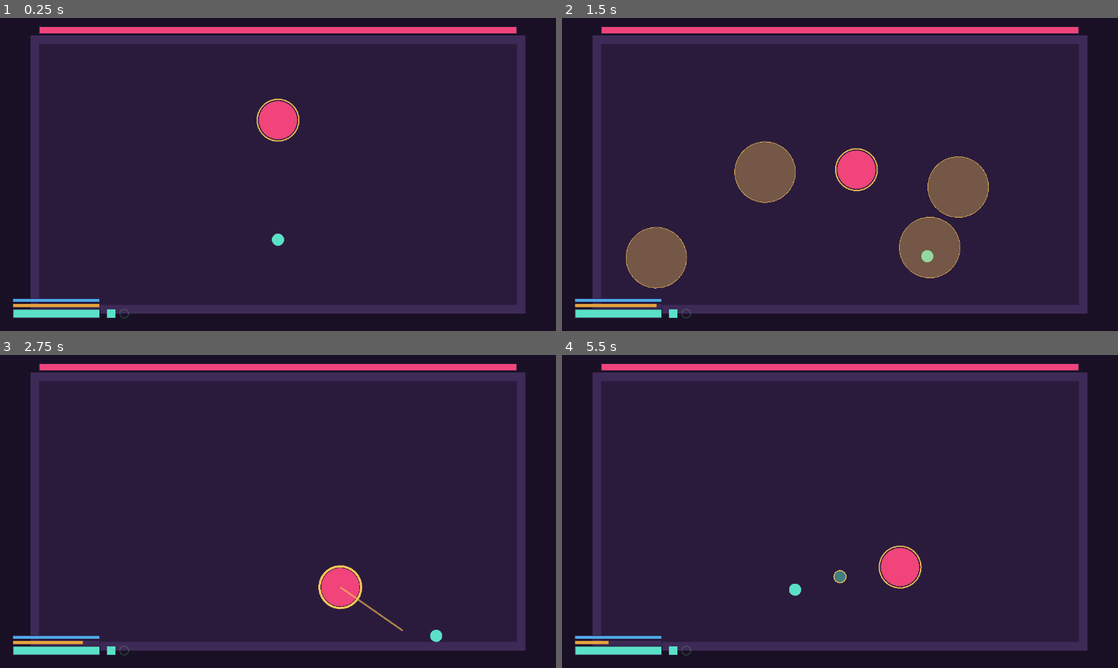
Above: before the commit, frames 1-4 (two rows, left to right).
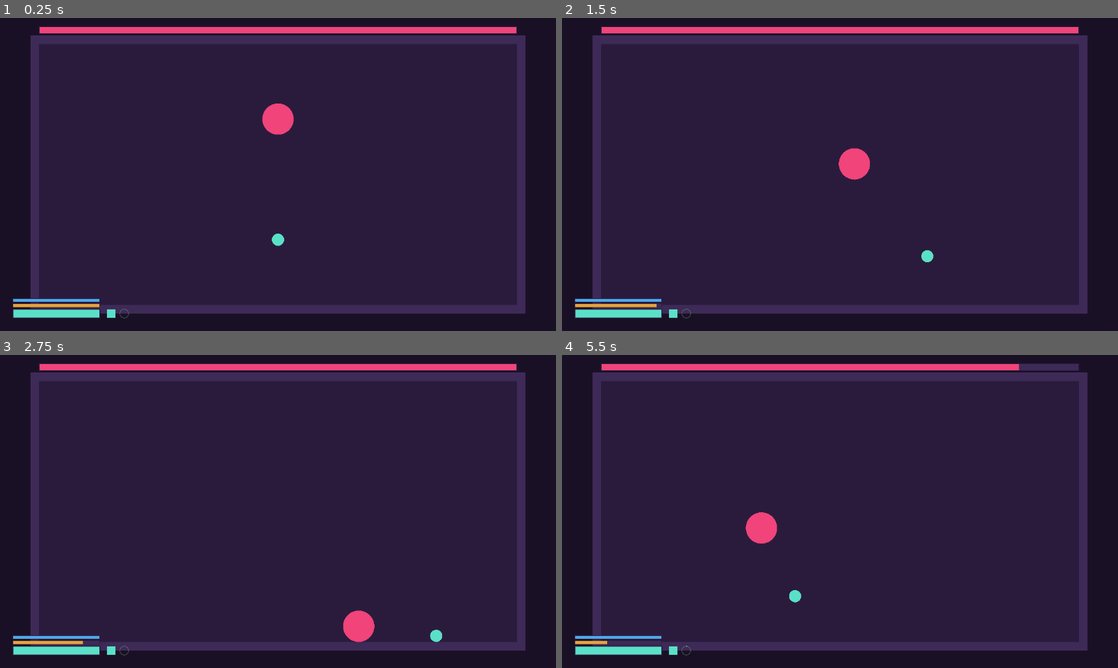
Above: after the commit, the same moments.

Repository: szymonkomorowski20-design/NEMORAX
Game: Godot game, scene res://rooms/room.tscn
Same seed, same stepped clock (60 frames per second), same inputs: the game is played once before the commit and once after it. Before the commit the project starts from res://arena.tscn.
Inputs (mouse positions are in pixels of both pictures, inside the frame that each line leads up to):
- Up to frame 1 (0.25 s): no input
- Up to frame 2 (1.5 s): tap Enter (ui_accept) at 0.5, 0.77, 1.07 s; move the mouse to (962, 158) at 0.52 s; hold D (move_right) 0.53-1.28 s; click (962, 158) at 0.6 s; tap E (heal) at 0.8, 1.35 s; move the mouse to (728, 190) at 1.27 s; hold S (move_down) from 1.28 s (still down)
- Up to frame 3 (2.75 s): tap Enter (ui_accept) at 1.52, 1.55, 1.82, 2.1 s; move the mouse to (333, 442) at 2.02 s; release S (move_down) at 2.03 s; hold D (move_right) from 2.03 s (still down); click (333, 442) at 2.3 s
- Up to frame 4 (5.5 s): move the mouse to (812, 574) at 2.77 s; release D (move_right) at 2.78 s; hold W (move_up) 2.78-3.53 s; click (812, 574) at 2.85 s; tap Enter (ui_accept) at 3.02, 3.32, 3.77, 3.8, 4.07, 4.52, 4.82 s; tap E (heal) at 3.05, 5.1 s; move the mouse to (1006, 558) at 3.52 s; hold A (move_left) 3.53-5.03 s; right-click (1006, 558) at 3.6 s; move the mouse to (673, 464) at 4.27 s; tap Space (dash) at 4.35 s; click (673, 464) at 4.55 s; move the mouse to (867, 511) at 5.02 s; hold S (move_down) from 5.03 s (still down); click (867, 511) at 5.17 s

The runs differ from the first frame. In frame 1, 0.4% of the frame differs, in the area x 46-54%, y 25-40%; in frame 2, 7.2%, in the area x 11-77%, y 39-87%; in frame 3, 1.4%; in frame 4, 1.6%.

Commit message:
Add six-room incarnation gauntlet leading into the Nemorax fight
- GameFlow autoload tracks room progress and soul fragments
- Incarnation base class shares health/movement/contact with six small
  subclasses, each adding one signature skill derived from a Nemorax phase
- Generic room.tscn reused for all six rooms, altar.tscn bridges to arena.tscn
- Shared Walls helper extracted to avoid duplicating wall-building code
- ui.gd boss reference loosened to work with both Boss and Incarnation

Diff:
--- a/arena.gd
+++ b/arena.gd
@@ -60,28 +60,7 @@
 		_handle_game_over_input()
 
 func _build_walls() -> void:
-	var r := ARENA_RECT
-	var segments := [
-		{"pos": Vector2(r.position.x + r.size.x * 0.5, r.position.y - WALL_THICKNESS * 0.5),
-			"size": Vector2(r.size.x + WALL_THICKNESS * 2.0, WALL_THICKNESS)}, # góra
-		{"pos": Vector2(r.position.x + r.size.x * 0.5, r.position.y + r.size.y + WALL_THICKNESS * 0.5),
-			"size": Vector2(r.size.x + WALL_THICKNESS * 2.0, WALL_THICKNESS)}, # dół
-		{"pos": Vector2(r.position.x - WALL_THICKNESS * 0.5, r.position.y + r.size.y * 0.5),
-			"size": Vector2(WALL_THICKNESS, r.size.y)}, # lewo
-		{"pos": Vector2(r.position.x + r.size.x + WALL_THICKNESS * 0.5, r.position.y + r.size.y * 0.5),
-			"size": Vector2(WALL_THICKNESS, r.size.y)}, # prawo
-	]
-	for seg in segments:
-		var body := StaticBody2D.new()
-		body.collision_layer = 1
-		body.collision_mask = 0
-		body.position = seg["pos"]
-		var shape := CollisionShape2D.new()
-		var rect_shape := RectangleShape2D.new()
-		rect_shape.size = seg["size"]
-		shape.shape = rect_shape
-		body.add_child(shape)
-		add_child(body)
+	Walls.build(self, ARENA_RECT, WALL_THICKNESS)
 
 ## Zaćmienie (faza 6, sekcja 7): ekran ciemnieje poza kręgiem wokół gracza. Godot 2D
 ## nie ma wbudowanego "otworu" w wypełnieniu, więc prościej jest o mały shader niż
--- /dev/null
+++ b/autoload/game_flow.gd
@@ -0,0 +1,52 @@
+extends Node
+## Stan całego przebiegu gry (rozszerzenie poza pierwotny dokument): które
+## pomieszczenie z sześciu wcieleń jest teraz, ile fragmentów duszy zebrano,
+## i przejścia między scenami. Autoload, więc przeżywa reload/zmianę sceny.
+## Na razie trzymane tylko w pamięci — resetuje się przy zamknięciu gry
+## (najprostsze rozwiązanie na start; łatwo dograć zapis do pliku później).
+
+const ROOM_SCENE := "res://rooms/room.tscn"
+const ALTAR_SCENE := "res://rooms/altar.tscn"
+const ARENA_SCENE := "res://arena.tscn"
+
+## Kolejność wcieleń = kolejność pomieszczeń 1-6. Nazwa i kolor odpowiadają
+## fazom Nemoraxa (sekcja 2 katalogu LORE_I_ASSETY.md).
+const INCARNATION_SCENES: Array[String] = [
+	"res://entities/incarnations/zalazek.tscn",
+	"res://entities/incarnations/cisza_incarnation.tscn",
+	"res://entities/incarnations/zwloka_incarnation.tscn",
+	"res://entities/incarnations/ciezar_incarnation.tscn",
+	"res://entities/incarnations/glod_incarnation.tscn",
+	"res://entities/incarnations/zacmienie_incarnation.tscn",
+]
+
+const INCARNATION_NAMES: Array[String] = [
+	"Zalążek", "Cisza", "Zwłoka", "Ciężar", "Głód", "Zaćmienie",
+]
+
+var current_room_index: int = 0 ## 0..5 — indeks aktualnego wcielenia/pomieszczenia
+var fragments_collected: Array[String] = [] ## nazwy zebranych fragmentów, w kolejności
+
+func current_incarnation_scene_path() -> String:
+	return INCARNATION_SCENES[current_room_index]
+
+func current_incarnation_name() -> String:
+	return INCARNATION_NAMES[current_room_index]
+
+## Wywoływane przez room.gd, gdy gracz pokona wcielenie w aktualnym pomieszczeniu.
+func complete_current_room() -> void:
+	fragments_collected.append(INCARNATION_NAMES[current_room_index])
+	current_room_index += 1
+	if current_room_index >= INCARNATION_SCENES.size():
+		get_tree().change_scene_to_file(ALTAR_SCENE)
+	else:
+		get_tree().reload_current_scene() # ten sam room.tscn, kolejne wcielenie
+
+## Wywoływane przez altar.gd po złożeniu wszystkich fragmentów.
+func complete_altar() -> void:
+	get_tree().change_scene_to_file(ARENA_SCENE)
+
+## Do restartu całego przebiegu od zera (np. nowa gra z menu, gdyby powstało).
+func reset_run() -> void:
+	current_room_index = 0
+	fragments_collected.clear()
--- /dev/null
+++ b/entities/incarnation.gd
@@ -0,0 +1,139 @@
+extends Node2D
+class_name Incarnation
+## Wspólny szkielet dla sześciu wcieleń hybrydy — rozszerzenie poza dokument
+## bazowy, patrz LORE_I_ASSETY.md. Każde wcielenie to mała podklasa, która
+## nadpisuje TYLKO _perform_signature_skill() (i ustawia current_color/fragment_name
+## w swoim _ready()) — reszta (zdrowie, dryfowanie, kontakt, telegraf, umieranie)
+## jest wspólna, żeby nie kopiować tego sześć razy.
+## Rysowane na razie kołem w current_color — do podmiany na sprite'y później.
+
+signal died(fragment_name: String)
+
+@export var max_health: float = 80.0
+@export var radius: float = 36.0
+@export var drift_speed: float = 90.0
+@export var contact_damage: float = 8.0
+@export var contact_knockback: float = 300.0 ## px/s, odepchnięcie gracza przy dotyku
+@export var attack_interval: float = 2.2 ## s, odstęp między użyciami umiejętności
+@export var telegraph_duration: float = 0.5 ## s, wspólna zapowiedź przed umiejętnością
+
+var current_color: Color = Color.WHITE ## ustawiane przez podklasę
+var fragment_name: String = "" ## ustawiane przez podklasę — nazwa fragmentu duszy
+
+var health: float
+var is_dead: bool = false
+var player: Player = null
+var arena_rect: Rect2 ## ustawiane z zewnątrz przez room.gd po zespawnowaniu
+
+var _attack_timer: float = 0.0
+var _telegraph_active: bool = false
+var _flash_frames: int = 0
+
+# Wspólne "surowce" do budowania umiejętności sygnaturalnych w podklasach.
+var _lunge_active: bool = false
+var _lunge_timer: float = 0.0
+var _lunge_direction: Vector2 = Vector2.ZERO
+var _lunge_speed: float = 0.0
+
+func _ready() -> void:
+	health = max_health
+	add_to_group("hittable") # dzięki temu miecz/różdżka gracza trafiają bez zmian w player.gd
+	player = get_tree().get_first_node_in_group("player") as Player
+	_attack_timer = attack_interval
+
+func _physics_process(delta: float) -> void:
+	if is_dead or player == null:
+		return
+
+	_check_contact()
+
+	if _lunge_active:
+		_process_lunge(delta)
+	else:
+		_drift_towards_player(delta)
+		_attack_timer -= delta
+		if _attack_timer <= 0.0:
+			_attack_timer = attack_interval
+			_start_telegraph()
+
+	if _flash_frames > 0:
+		_flash_frames -= 1
+	queue_redraw()
+
+func _drift_towards_player(delta: float) -> void:
+	var to_player: Vector2 = player.global_position - global_position
+	if to_player.length() > 1.0:
+		global_position += to_player.normalized() * drift_speed * delta
+
+## Dotyk ciała zawsze rani (ta sama konwencja co Nemorax) — throttlowane przez
+## nietykalność gracza po trafieniu.
+func _check_contact() -> void:
+	if player.is_invulnerable():
+		return
+	if global_position.distance_to(player.global_position) > radius + player.radius:
+		return
+	player.take_damage(contact_damage)
+	var dir: Vector2 = player.global_position - global_position
+	player.apply_knockback((dir.normalized() if dir.length() > 0.01 else Vector2.RIGHT) * contact_knockback)
+
+func _start_telegraph() -> void:
+	_telegraph_active = true
+	await get_tree().create_timer(telegraph_duration).timeout
+	_telegraph_active = false
+	if not is_dead:
+		_perform_signature_skill()
+
+## JEDYNA rzecz, którą musi dodać podklasa — reszta jest tu, w bazie.
+func _perform_signature_skill() -> void:
+	pass
+
+# --- Wspólne prymitywy, z których podklasy budują swoje umiejętności ---
+
+func _damage_pulse(pulse_radius: float, damage: float) -> void:
+	if player.is_invulnerable():
+		return
+	if global_position.distance_to(player.global_position) <= pulse_radius:
+		player.take_damage(damage)
+
+func _pull_player(strength: float) -> void:
+	var dir: Vector2 = global_position - player.global_position
+	if dir.length() > 1.0:
+		player.apply_knockback(dir.normalized() * strength)
+
+func _lunge_toward_player(speed: float, duration: float) -> void:
+	_lunge_active = true
+	_lunge_timer = duration
+	_lunge_speed = speed
+	var dir: Vector2 = player.global_position - global_position
+	_lunge_direction = dir.normalized() if dir.length() > 0.01 else Vector2.RIGHT
+
+func _process_lunge(delta: float) -> void:
+	_lunge_timer -= delta
+	global_position = _clamp_to_arena(global_position + _lunge_direction * _lunge_speed * delta)
+	if _lunge_timer <= 0.0:
+		_lunge_active = false
+
+func _clamp_to_arena(pos: Vector2) -> Vector2:
+	var r := arena_rect
+	return Vector2(
+		clamp(pos.x, r.position.x + radius, r.position.x + r.size.x - radius),
+		clamp(pos.y, r.position.y + radius, r.position.y + r.size.y - radius)
+	)
+
+func take_damage(amount: float) -> void:
+	if is_dead:
+		return
+	health -= amount
+	if health <= 0.0:
+		health = 0.0
+		is_dead = true
+		died.emit(fragment_name)
+
+func flash_white() -> void:
+	_flash_frames = 2
+
+func _draw() -> void:
+	var color := Palette.HIT_FLASH if _flash_frames > 0 else current_color
+	draw_circle(Vector2.ZERO, radius, color)
+	if _telegraph_active:
+		draw_arc(Vector2.ZERO, radius + 6.0, 0.0, TAU, 24, Color(Palette.DANGER, 0.8), 3.0)
--- /dev/null
+++ b/entities/incarnations/ciezar_incarnation.gd
@@ -0,0 +1,21 @@
+extends Incarnation
+class_name CiezarIncarnation
+## Wcielenie fazy Ciężar — zakrzywia przestrzeń wokół siebie. Umiejętność:
+## gwałtowny impuls przyciągający gracza bliżej, po chwili domykany uderzeniem
+## w zasięgu (LORE_I_ASSETY.md 2.4).
+
+@export var pull_strength: float = 500.0
+@export var followup_delay: float = 0.2
+@export var followup_radius: float = 70.0
+@export var followup_damage: float = 16.0
+
+func _ready() -> void:
+	super._ready()
+	current_color = Color("#6C63FF")
+	fragment_name = "Ciężar"
+
+func _perform_signature_skill() -> void:
+	_pull_player(pull_strength)
+	await get_tree().create_timer(followup_delay).timeout
+	if not is_dead:
+		_damage_pulse(followup_radius, followup_damage)
--- /dev/null
+++ b/entities/incarnations/ciezar_incarnation.tscn
@@ -0,0 +1,6 @@
+[gd_scene load_steps=2 format=3]
+
+[ext_resource type="Script" path="res://entities/incarnations/ciezar_incarnation.gd" id="1"]
+
+[node name="CiezarIncarnation" type="Node2D"]
+script = ExtResource("1")
--- /dev/null
+++ b/entities/incarnations/cisza_incarnation.gd
@@ -0,0 +1,15 @@
+extends Incarnation
+class_name CiszaIncarnation
+## Wcielenie fazy Cisza — pochłania dźwięk. Umiejętność: pojedynczy impuls
+## ciszy zadający obrażenia w promieniu (LORE_I_ASSETY.md 2.2).
+
+@export var pulse_radius: float = 90.0
+@export var pulse_damage: float = 14.0
+
+func _ready() -> void:
+	super._ready()
+	current_color = Color("#FF8A3D")
+	fragment_name = "Cisza"
+
+func _perform_signature_skill() -> void:
+	_damage_pulse(pulse_radius, pulse_damage)
--- /dev/null
+++ b/entities/incarnations/cisza_incarnation.tscn
@@ -0,0 +1,6 @@
+[gd_scene load_steps=2 format=3]
+
+[ext_resource type="Script" path="res://entities/incarnations/cisza_incarnation.gd" id="1"]
+
+[node name="CiszaIncarnation" type="Node2D"]
+script = ExtResource("1")
--- /dev/null
+++ b/entities/incarnations/glod_incarnation.gd
@@ -0,0 +1,31 @@
+extends Incarnation
+class_name GlodIncarnation
+## Wcielenie fazy Głód — żeruje na wszystkim w zasięgu. Umiejętność: wypad-ugryzienie,
+## które leczy istotę częścią zadanych obrażeń (LORE_I_ASSETY.md 2.5).
+
+@export var bite_speed: float = 380.0
+@export var bite_duration: float = 0.32
+@export var lifesteal_fraction: float = 0.5 ## ułamek obrażeń z ugryzienia oddawany jako leczenie
+
+func _ready() -> void:
+	super._ready()
+	current_color = Color("#7ED957")
+	fragment_name = "Głód"
+
+func _perform_signature_skill() -> void:
+	_lunge_toward_player(bite_speed, bite_duration)
+
+## Nadpisane tylko na czas wypadu — zwykły dotyk (poza umiejętnością) nie leczy,
+## żeby lifesteal był nagrodą za trafienie ugryzieniem, nie za samo dryfowanie obok.
+func _check_contact() -> void:
+	if not _lunge_active:
+		super._check_contact()
+		return
+	if player.is_invulnerable():
+		return
+	if global_position.distance_to(player.global_position) > radius + player.radius:
+		return
+	player.take_damage(contact_damage)
+	var dir: Vector2 = player.global_position - global_position
+	player.apply_knockback((dir.normalized() if dir.length() > 0.01 else Vector2.RIGHT) * contact_knockback)
+	health = min(max_health, health + contact_damage * lifesteal_fraction)
--- /dev/null
+++ b/entities/incarnations/glod_incarnation.tscn
@@ -0,0 +1,6 @@
+[gd_scene load_steps=2 format=3]
+
+[ext_resource type="Script" path="res://entities/incarnations/glod_incarnation.gd" id="1"]
+
+[node name="GlodIncarnation" type="Node2D"]
+script = ExtResource("1")
--- /dev/null
+++ b/entities/incarnations/zacmienie_incarnation.gd
@@ -0,0 +1,38 @@
+extends Incarnation
+class_name ZacmienieIncarnation
+## Wcielenie fazy Zaćmienie — pochłania światło. Umiejętność: znika (niewidzialna
+## i nietykalna), po chwili pojawia się tuż przy graczu i uderza (LORE_I_ASSETY.md 2.6).
+
+@export var vanish_duration: float = 0.4
+@export var reappear_range: float = 150.0
+@export var strike_speed: float = 400.0
+@export var strike_duration: float = 0.3
+
+var _intangible: bool = false
+
+func _ready() -> void:
+	super._ready()
+	current_color = Color("#C9C2B4")
+	fragment_name = "Zaćmienie"
+
+func _perform_signature_skill() -> void:
+	_intangible = true
+	visible = false
+	await get_tree().create_timer(vanish_duration).timeout
+	if is_dead:
+		return
+	var offset := Vector2(randf_range(-1.0, 1.0), randf_range(-1.0, 1.0)).normalized() * reappear_range
+	global_position = _clamp_to_arena(player.global_position + offset)
+	visible = true
+	_intangible = false
+	_lunge_toward_player(strike_speed, strike_duration)
+
+func _check_contact() -> void:
+	if _intangible:
+		return
+	super._check_contact()
+
+func take_damage(amount: float) -> void:
+	if _intangible:
+		return
+	super.take_damage(amount)
--- /dev/null
+++ b/entities/incarnations/zacmienie_incarnation.tscn
@@ -0,0 +1,6 @@
+[gd_scene load_steps=2 format=3]
+
+[ext_resource type="Script" path="res://entities/incarnations/zacmienie_incarnation.gd" id="1"]
+
+[node name="ZacmienieIncarnation" type="Node2D"]
+script = ExtResource("1")
--- /dev/null
+++ b/entities/incarnations/zalazek.gd
@@ -0,0 +1,20 @@
+extends Incarnation
+class_name ZalazekIncarnation
+## Wcielenie fazy "bez formy" — chaotyczny, niedokończony kształt. Umiejętność:
+## nieprzewidywalny teleport blisko gracza i natychmiastowy wypad (LORE_I_ASSETY.md 2.1).
+## Zapowiedź (z klasy bazowej) pojawia się w STARYM miejscu — sam teleport jest
+## celowo zaskakujący, bo "brak formy" oznacza brak przewidywalnego wzorca.
+
+@export var teleport_range: float = 220.0 ## px, jak blisko gracza się teleportuje
+@export var lunge_speed: float = 420.0
+@export var lunge_duration: float = 0.3
+
+func _ready() -> void:
+	super._ready()
+	current_color = Color("#F0447A")
+	fragment_name = "Zalążek"
+
+func _perform_signature_skill() -> void:
+	var offset := Vector2(randf_range(-1.0, 1.0), randf_range(-1.0, 1.0)).normalized() * teleport_range
+	global_position = _clamp_to_arena(player.global_position + offset)
+	_lunge_toward_player(lunge_speed, lunge_duration)
--- /dev/null
+++ b/entities/incarnations/zalazek.tscn
@@ -0,0 +1,6 @@
+[gd_scene load_steps=2 format=3]
+
+[ext_resource type="Script" path="res://entities/incarnations/zalazek.gd" id="1"]
+
+[node name="Zalazek" type="Node2D"]
+script = ExtResource("1")
--- /dev/null
+++ b/entities/incarnations/zwloka_incarnation.gd
@@ -0,0 +1,19 @@
+extends Incarnation
+class_name ZwlokaIncarnation
+## Wcielenie fazy Zwłoka — czas wokół niej się zacina. Umiejętność: ten sam
+## impuls uderza dwa razy z krótkim opóźnieniem, jak spóźnione echo (LORE_I_ASSETY.md 2.3).
+
+@export var pulse_radius: float = 80.0
+@export var pulse_damage: float = 10.0
+@export var echo_delay: float = 0.35 ## s, opóźnienie drugiego echa — motyw "zwłoki"
+
+func _ready() -> void:
+	super._ready()
+	current_color = Color("#C44FD6")
+	fragment_name = "Zwłoka"
+
+func _perform_signature_skill() -> void:
+	_damage_pulse(pulse_radius, pulse_damage)
+	await get_tree().create_timer(echo_delay).timeout
+	if not is_dead:
+		_damage_pulse(pulse_radius, pulse_damage)
--- /dev/null
+++ b/entities/incarnations/zwloka_incarnation.tscn
@@ -0,0 +1,6 @@
+[gd_scene load_steps=2 format=3]
+
+[ext_resource type="Script" path="res://entities/incarnations/zwloka_incarnation.gd" id="1"]
+
+[node name="ZwlokaIncarnation" type="Node2D"]
+script = ExtResource("1")
--- a/project.godot
+++ b/project.godot
@@ -15,13 +15,14 @@
 [application]
 
 config/name="NEMORAX"
-run/main_scene="res://arena.tscn"
+run/main_scene="res://rooms/room.tscn"
 config/features=PackedStringArray("4.7")
 
 [autoload]
 
 Palette="*res://autoload/palette.gd"
 Juice="*res://autoload/juice.gd"
+GameFlow="*res://autoload/game_flow.gd"
 
 [display]
 
--- /dev/null
+++ b/rooms/altar.gd
@@ -0,0 +1,55 @@
+extends Node2D
+## Pokój 7 — Ołtarz (rozszerzenie poza dokument bazowy, patrz LORE_I_ASSETY.md).
+## Dotarcie tutaj oznacza, że gracz ma już wszystkie 6 fragmentów (liniowa
+## progresja przez GameFlow), więc ołtarz tylko odgrywa rytuał i czeka, aż
+## gracz podejdzie do środka, żeby przywołać Nemoraxa.
+
+const ARENA_RECT := Rect2(90, 60, 1100, 600)
+const WALL_THICKNESS := 20.0
+const ALTAR_RADIUS := 60.0
+const SOCKET_COLORS := [
+	Color("#F0447A"), Color("#FF8A3D"), Color("#C44FD6"),
+	Color("#6C63FF"), Color("#7ED957"), Color("#C9C2B4"),
+]
+
+@export var summon_trigger_radius: float = 50.0 ## px, jak blisko środka musi podejść gracz
+@export var summon_delay: float = 2.0 ## s, opóźnienie między dotarciem do ołtarza a przejściem do walki
+
+@onready var player: Player = $Player
+@onready var ui: GameUI = $UILayer/UI
+
+var _triggered: bool = false
+
+func _ready() -> void:
+	Walls.build(self, ARENA_RECT, WALL_THICKNESS)
+	player.global_position = ARENA_RECT.get_center() + Vector2(0, 200)
+	ui.player = player
+	ui.show_taunt(
+		"Wszystkie fragmenty duszy zebrane.\nPodejdź do ołtarza, aby przywołać Nemoraxa.",
+		4.0
+	)
+
+func _physics_process(_delta: float) -> void:
+	if _triggered:
+		return
+	if player.global_position.distance_to(ARENA_RECT.get_center()) <= summon_trigger_radius:
+		_triggered = true
+		_summon_nemorax()
+
+func _summon_nemorax() -> void:
+	ui.show_taunt("Nemorax powstaje...", summon_delay)
+	await get_tree().create_timer(summon_delay).timeout
+	GameFlow.complete_altar()
+
+func _draw() -> void:
+	draw_rect(Rect2(Vector2.ZERO, get_viewport_rect().size), Palette.BACKGROUND, true)
+	draw_rect(ARENA_RECT, Palette.ARENA_FLOOR, true)
+	var r := ARENA_RECT.grow(WALL_THICKNESS * 0.5)
+	draw_rect(r, Palette.ARENA_WALL, false, WALL_THICKNESS)
+
+	var center := ARENA_RECT.get_center()
+	draw_circle(center, ALTAR_RADIUS, Palette.ARENA_WALL)
+	for i in range(SOCKET_COLORS.size()):
+		var angle := TAU * float(i) / float(SOCKET_COLORS.size())
+		var socket_pos := center + Vector2(cos(angle), sin(angle)) * (ALTAR_RADIUS + 40.0)
+		draw_circle(socket_pos, 14.0, SOCKET_COLORS[i])
--- /dev/null
+++ b/rooms/altar.tscn
@@ -0,0 +1,16 @@
+[gd_scene load_steps=3 format=3]
+
+[ext_resource type="Script" path="res://rooms/altar.gd" id="1"]
+[ext_resource type="PackedScene" path="res://entities/player.tscn" id="2"]
+[ext_resource type="PackedScene" path="res://ui/ui.tscn" id="3"]
+
+[node name="Altar" type="Node2D"]
+script = ExtResource("1")
+
+[node name="Camera2D" type="Camera2D" parent="."]
+position = Vector2(640, 360)
+current = true
+
+[node name="Player" parent="." instance=ExtResource("2")]
+
+[node name="UILayer" parent="." instance=ExtResource("3")]
--- /dev/null
+++ b/rooms/room.gd
@@ -0,0 +1,55 @@
+extends Node2D
+## Jedna, generyczna scena pomieszczenia z wcieleniem — rozszerzenie poza dokument
+## bazowy (patrz LORE_I_ASSETY.md). Ta sama scena jest przeładowywana dla każdego
+## z sześciu pokoi; GameFlow.current_room_index mówi, które wcielenie zespawnować.
+## Po pokonaniu wcielenia przekazuje sterowanie do GameFlow (kolejny pokój albo ołtarz).
+
+const ARENA_RECT := Rect2(90, 60, 1100, 600) # ta sama wyśrodkowana arena co w arena.tscn
+const WALL_THICKNESS := 20.0
+
+@export var fragment_display_duration: float = 2.0 ## s, jak długo wisi napis o zdobytym fragmencie
+
+@onready var player: Player = $Player
+@onready var ui: GameUI = $UILayer/UI
+
+var incarnation: Incarnation
+var _game_over_kind: String = "" # "" albo "death"
+
+func _ready() -> void:
+	Walls.build(self, ARENA_RECT, WALL_THICKNESS)
+
+	player.global_position = ARENA_RECT.get_center() + Vector2(0, 150)
+	player.died.connect(_on_player_died)
+
+	var scene: PackedScene = load(GameFlow.current_incarnation_scene_path())
+	incarnation = scene.instantiate() as Incarnation
+	incarnation.arena_rect = ARENA_RECT
+	add_child(incarnation)
+	incarnation.global_position = ARENA_RECT.get_center() - Vector2(0, 150)
+	incarnation.died.connect(_on_incarnation_died)
+
+	ui.player = player
+	ui.boss = incarnation
+
+func _process(_delta: float) -> void:
+	if _game_over_kind != "":
+		_handle_game_over_input()
+
+func _on_incarnation_died(fragment_name: String) -> void:
+	ui.show_taunt("Zdobyto fragment duszy: %s" % fragment_name, fragment_display_duration)
+	await get_tree().create_timer(fragment_display_duration).timeout
+	GameFlow.complete_current_room()
+
+func _on_player_died() -> void:
+	ui.show_overlay("Zginąłeś\n\nSpacja, aby spróbować ponownie")
+	_game_over_kind = "death"
+
+func _handle_game_over_input() -> void:
+	if _game_over_kind == "death" and Input.is_action_just_pressed("ui_accept"):
+		get_tree().reload_current_scene()
+
+func _draw() -> void:
+	draw_rect(Rect2(Vector2.ZERO, get_viewport_rect().size), Palette.BACKGROUND, true)
+	draw_rect(ARENA_RECT, Palette.ARENA_FLOOR, true)
+	var r := ARENA_RECT.grow(WALL_THICKNESS * 0.5)
+	draw_rect(r, Palette.ARENA_WALL, false, WALL_THICKNESS)
--- /dev/null
+++ b/rooms/room.tscn
@@ -0,0 +1,16 @@
+[gd_scene load_steps=3 format=3]
+
+[ext_resource type="Script" path="res://rooms/room.gd" id="1"]
+[ext_resource type="PackedScene" path="res://entities/player.tscn" id="2"]
+[ext_resource type="PackedScene" path="res://ui/ui.tscn" id="3"]
+
+[node name="Room" type="Node2D"]
+script = ExtResource("1")
+
+[node name="Camera2D" type="Camera2D" parent="."]
+position = Vector2(640, 360)
+current = true
+
+[node name="Player" parent="." instance=ExtResource("2")]
+
+[node name="UILayer" parent="." instance=ExtResource("3")]
--- a/ui/ui.gd
+++ b/ui/ui.gd
@@ -27,7 +27,7 @@
 @export var overlay_font_size: int = 24
 
 var player: Player = null
-var boss: Boss = null
+var boss = null ## Boss ALBO Incarnation — nietypowane celowo, oba mają health/max_health/current_color
 var hide_all: bool = false ## faza finałowa: UI znika w całości
 
 var _center_message: String = ""
--- /dev/null
+++ b/walls.gd
@@ -0,0 +1,28 @@
+class_name Walls
+extends RefCounted
+## Wspólne budowanie ścian areny — używane przez arena.gd i room.gd, żeby nie
+## kopiować tego samego kodu w każdym pomieszczeniu (rozszerzenie o wiele pokoi
+## poza pierwotny dokument, patrz LORE_I_ASSETY.md).
+
+static func build(parent: Node2D, rect: Rect2, thickness: float) -> void:
+	var segments := [
+		{"pos": Vector2(rect.position.x + rect.size.x * 0.5, rect.position.y - thickness * 0.5),
+			"size": Vector2(rect.size.x + thickness * 2.0, thickness)}, # góra
+		{"pos": Vector2(rect.position.x + rect.size.x * 0.5, rect.position.y + rect.size.y + thickness * 0.5),
+			"size": Vector2(rect.size.x + thickness * 2.0, thickness)}, # dół
+		{"pos": Vector2(rect.position.x - thickness * 0.5, rect.position.y + rect.size.y * 0.5),
+			"size": Vector2(thickness, rect.size.y)}, # lewo
+		{"pos": Vector2(rect.position.x + rect.size.x + thickness * 0.5, rect.position.y + rect.size.y * 0.5),
+			"size": Vector2(thickness, rect.size.y)}, # prawo
+	]
+	for seg in segments:
+		var body := StaticBody2D.new()
+		body.collision_layer = 1
+		body.collision_mask = 0
+		body.position = seg["pos"]
+		var shape := CollisionShape2D.new()
+		var rect_shape := RectangleShape2D.new()
+		rect_shape.size = seg["size"]
+		shape.shape = rect_shape
+		body.add_child(shape)
+		parent.add_child(body)
Not shown, added: autoload/game_flow.gd.uid
Not shown, added: entities/incarnation.gd.uid
Not shown, added: entities/incarnations/ciezar_incarnation.gd.uid
Not shown, added: entities/incarnations/cisza_incarnation.gd.uid
Not shown, added: entities/incarnations/glod_incarnation.gd.uid
Not shown, added: entities/incarnations/zacmienie_incarnation.gd.uid
Not shown, added: entities/incarnations/zalazek.gd.uid
Not shown, added: entities/incarnations/zwloka_incarnation.gd.uid
Not shown, added: rooms/altar.gd.uid
Not shown, added: rooms/room.gd.uid
Not shown, added: walls.gd.uid
